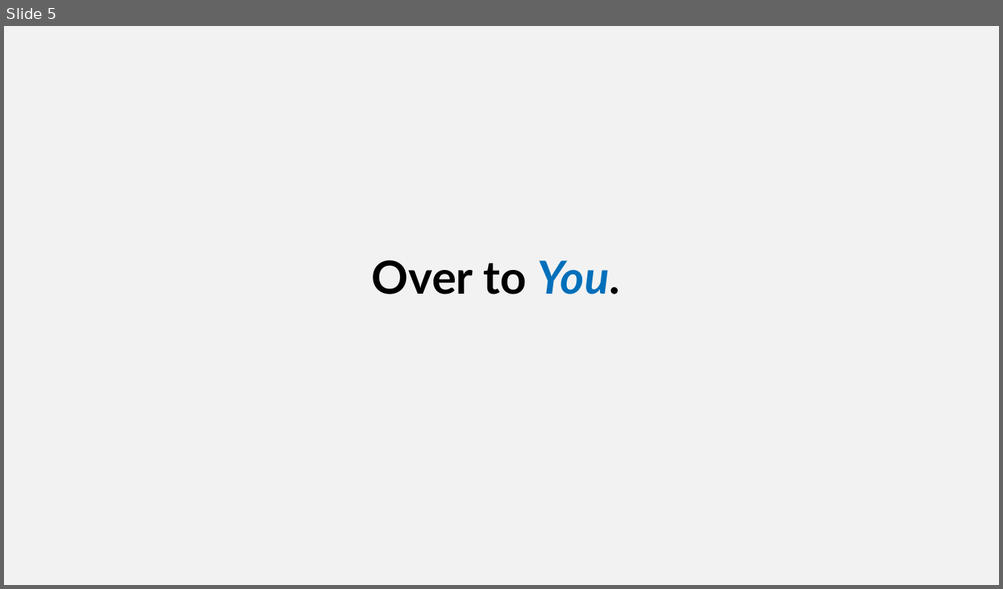
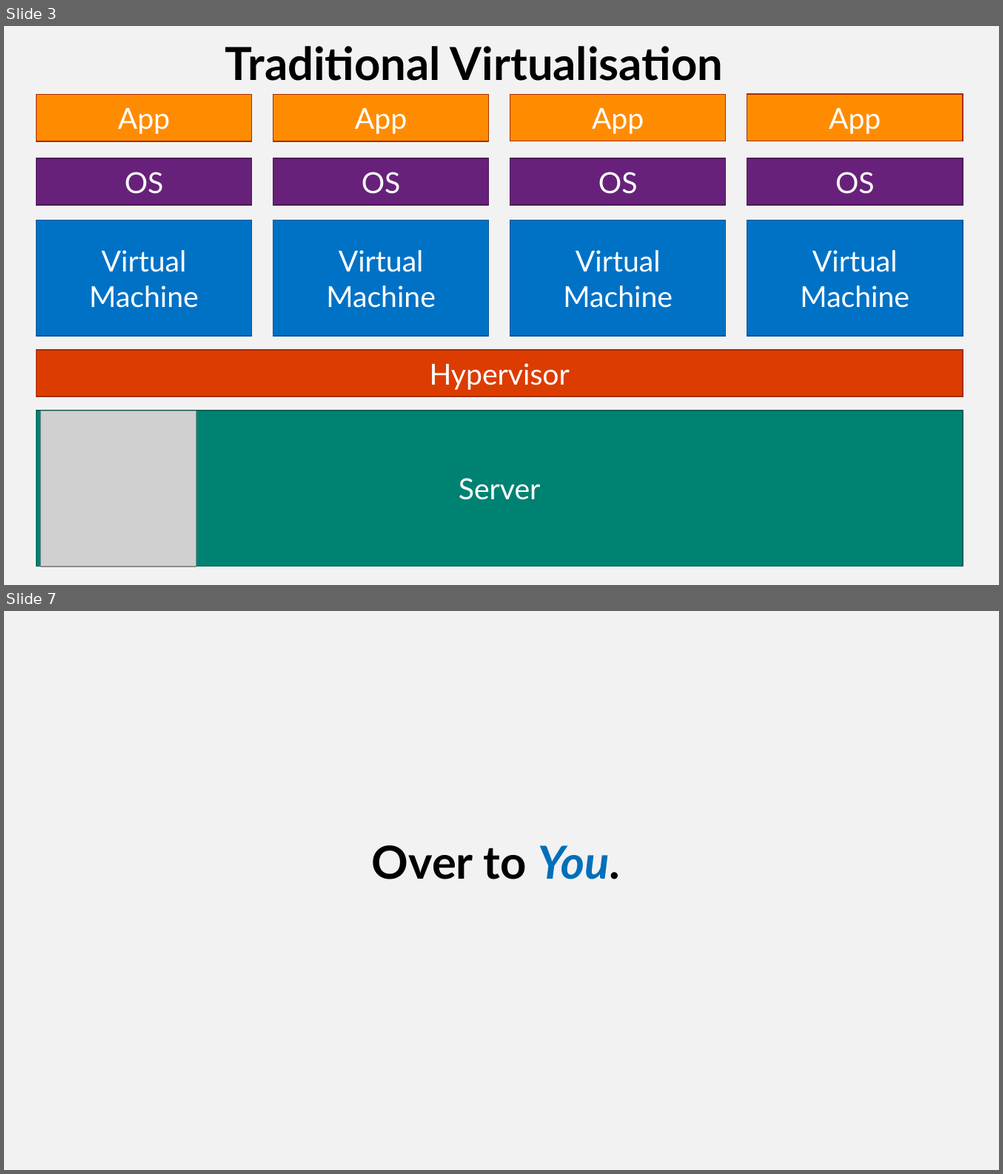
Before and after one commit to SQLShark/MachineLearningFromModelToProduction, a slide deck: Slides/M5 - An Introduction to Docker.pptx. Shown one above the other, each under a label of ours: slide 5 before the commit, slides 3 and 7 after it; the slides between them are not shown. The pictures are 1003x589 and 1003x1174 pixels, drawn with LibreOffice and Linux fonts; fonts in the diff are those of the drawing; grey boxes stand for pictures; background and template pictures are left out. Boxes give left, top, right and bottom in pixels: in the first picture for what was removed or moved away, otherwise in the second. Text is boxed around its words. In the diff, an @@ line names an element or a change of style, - is before the commit and + after.

```diff
--- a/Slides/M5 - An Introduction to Docker.pptx
+++ b/Slides/M5 - An Introduction to Docker.pptx
@@ slide 3 added at [4,26,999,585], background #F2F2F2 @@
@@ text added at [225,46,723,81], 44 pt, text #000000, bold @@
+Traditional Virtualisation
@@ rectangle added at [36,95,252,141], fill #FF8C00, outline #A52D00 1 pt, 28 pt, text #FFFFFF @@
+App
@@ rectangle added at [273,95,489,141], fill #FF8C00, outline #A52D00 1 pt, 28 pt, text #FFFFFF @@
+App
@@ rectangle added at [510,95,726,141], fill #FF8C00, outline #A52D00 1 pt, 28 pt, text #FFFFFF @@
+App
@@ rectangle added at [747,94,963,141], fill #FF8C00, outline #A52D00 1 pt, 28 pt, text #FFFFFF @@
+App
@@ rectangle added at [36,158,252,206], fill #68217A, outline #4E195C 1 pt, 28 pt, text #FFFFFF @@
+OS
@@ rectangle added at [273,158,489,206], fill #68217A, outline #4E195C 1 pt, 28 pt, text #FFFFFF @@
+OS
@@ rectangle added at [510,158,726,206], fill #68217A, outline #4E195C 1 pt, 28 pt, text #FFFFFF @@
+OS
@@ rectangle added at [747,158,963,206], fill #68217A, outline #4E195C 1 pt, 28 pt, text #FFFFFF @@
+OS
@@ rectangle added at [36,221,252,336], fill #0072C6, outline #005694 1 pt, 28 pt, text #FFFFFF @@
+Virtual Machine
@@ rectangle added at [273,221,489,336], fill #0072C6, outline #005694 1 pt, 28 pt, text #FFFFFF @@
+Virtual Machine
@@ rectangle added at [510,221,726,336], fill #0072C6, outline #005694 1 pt, 28 pt, text #FFFFFF @@
+Virtual Machine
@@ rectangle added at [747,221,963,336], fill #0072C6, outline #005694 1 pt, 28 pt, text #FFFFFF @@
+Virtual Machine
@@ rectangle added at [36,350,962,397], fill #DC3C00, outline #A52D00 1 pt, 28 pt, text #FFFFFF @@
+Hypervisor
@@ rectangle added at [36,411,962,567], fill #008272, outline #006256 1 pt, 28 pt, text #FFFFFF @@
+Server
@@ picture added at [40,411,196,567] @@
@@ what was slide 5 is now slide 7 @@
```
Also in this commit, not shown: 1 slide changed, 10 other slides added, 6 slides removed, 15 other files.
